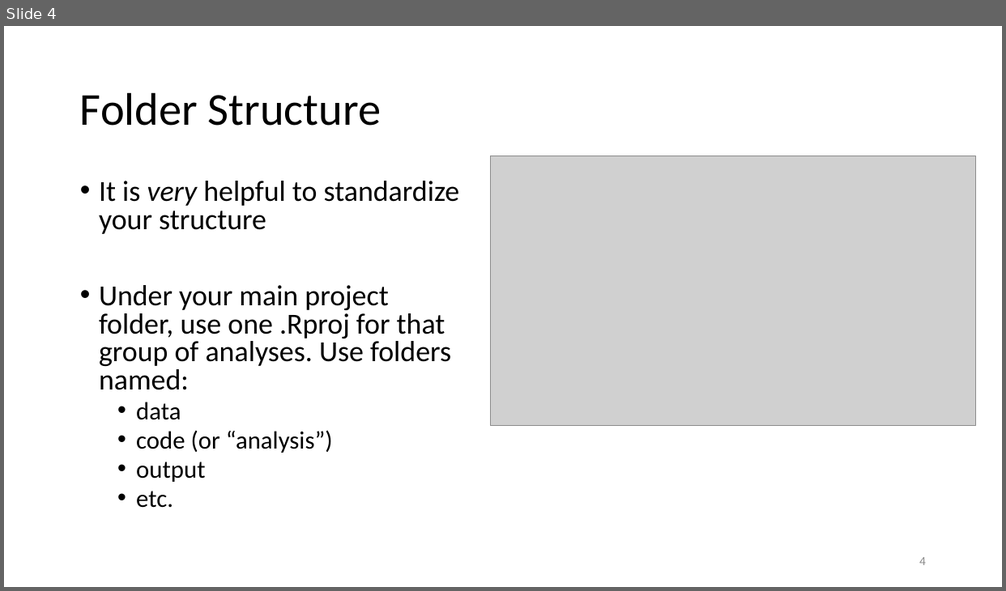
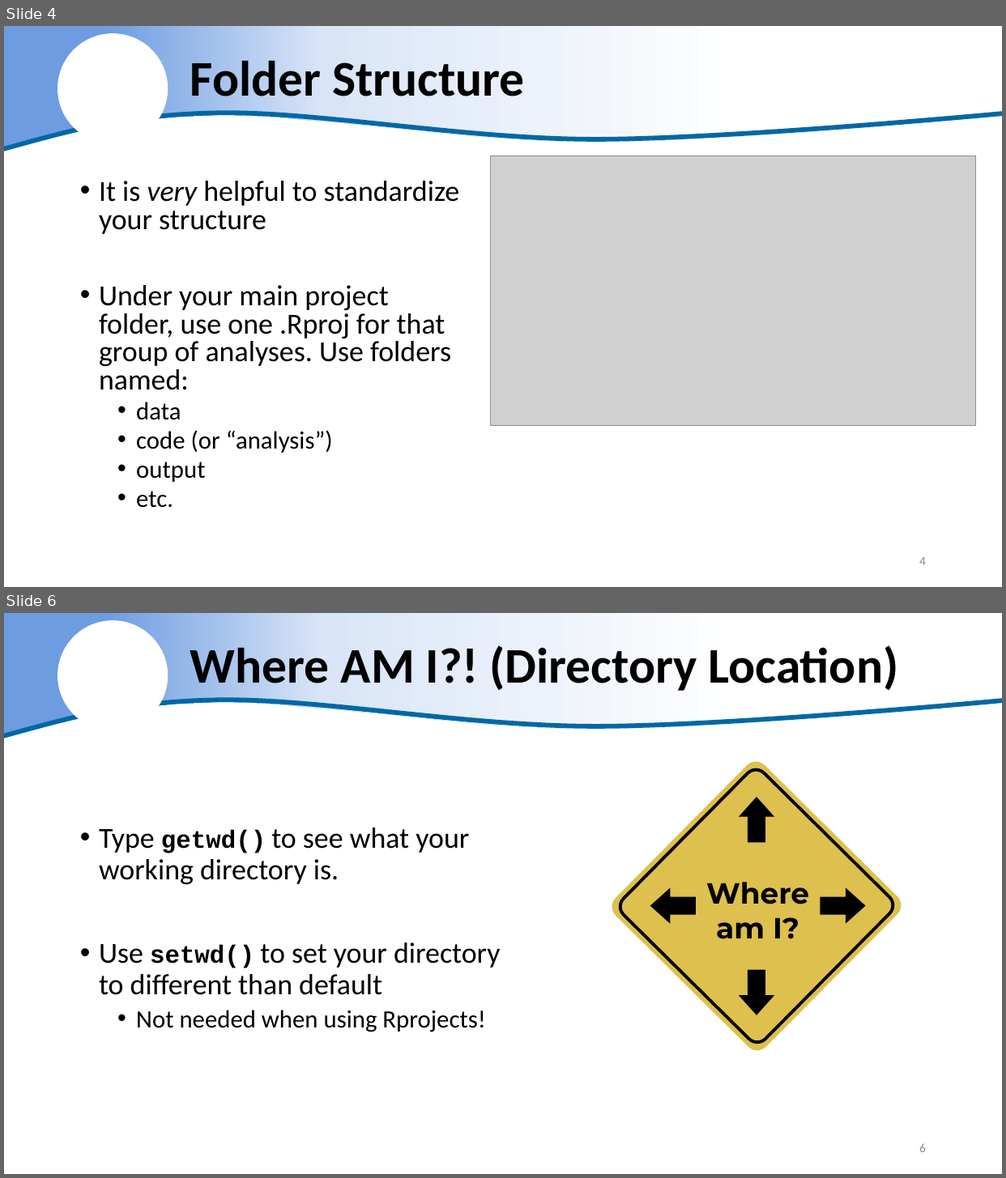
Before and after one commit to justinpriest/ADFG_R_Intro_Workshop, a slide deck: presentations/5 – Reading Real Data.pptx. Shown one above the other, each under a label of ours: slide 4 before the commit, slides 4 and 6 after it; the slides between them are not shown. The pictures are 1006x591 and 1006x1178 pixels, drawn with LibreOffice and Linux fonts; fonts in the diff are those of the drawing; grey boxes stand for pictures; background and template pictures are left out. Boxes give left, top, right and bottom in pixels: in the first picture for what was removed or moved away, otherwise in the second. Text is boxed around its words. In the diff, an @@ line names an element or a change of style, - is before the commit and + after.

```diff
--- a/presentations/5 – Reading Real Data.pptx
+++ b/presentations/5 – Reading Real Data.pptx
@@ slide 6 added at [4,613,1002,1174], background #FFFFFF; not listed: 3 template elements that a slide beside it also shows @@
@@ title added at [190,641,899,695], 48 pt, text #000000, bold @@
+Where AM I?! (Directory Location)
@@ text added at [99,828,501,1033], 28 pt, text #000000 @@
+• Type getwd() to see what your working directory is.
+• Use setwd() to set your directory to different than default
+  • Not needed when using Rprojects!
@@ group added at [607,756,906,1056]: 4 right arrows, 2 rounded rectangles, 1 text @@
+Where am I?
@@ page number added at [919,1144,926,1152], 12 pt, text #8C8C8C @@
+6
@@ slide 4 changed as well @@
@@ freeform shape added at [4,26,1002,149], fill gradient #6D9CE1 to #D9E5F7 to #FFFFFF @@
@@ ellipse added at [58,33,168,143], fill #FFFFFF @@
@@ title "Folder Structure": place and size @@
-title "Folder Structure" at [80,92,381,126]
+title "Folder Structure" at [190,54,524,108]
@@ title "Folder Structure" at [190,54,524,108]: size 44 to 48 pt, bold on @@
@@ freeform shape added at [4,113,1002,149], outline #DAE3F3 4.5 pt @@
```
Also in this commit, not shown: 34 other slides changed, 1 other slide added, 2 other files.
